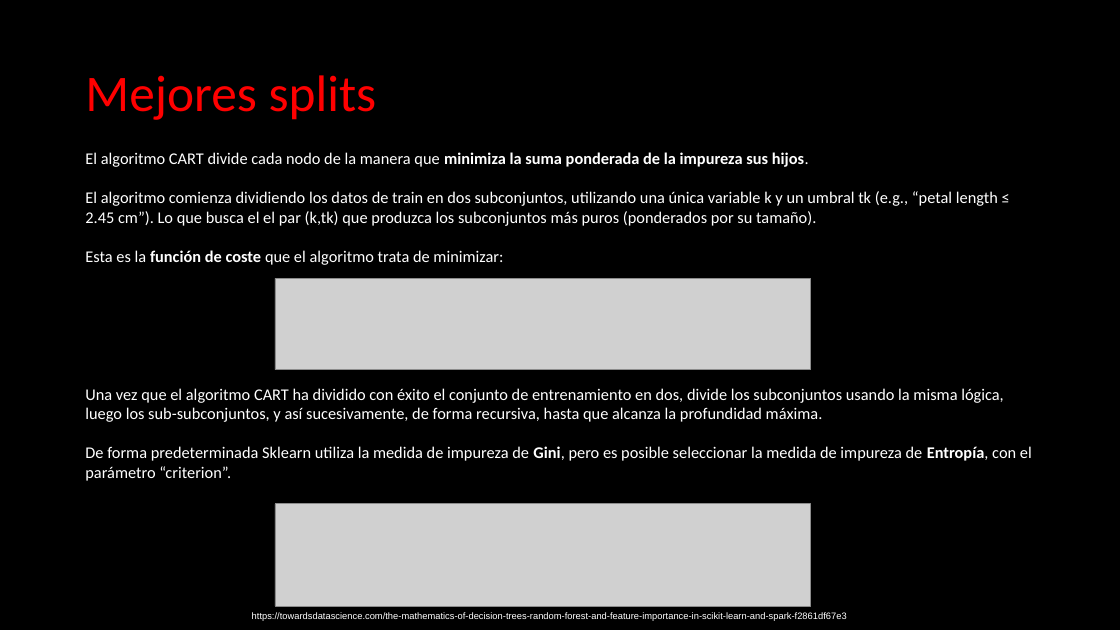
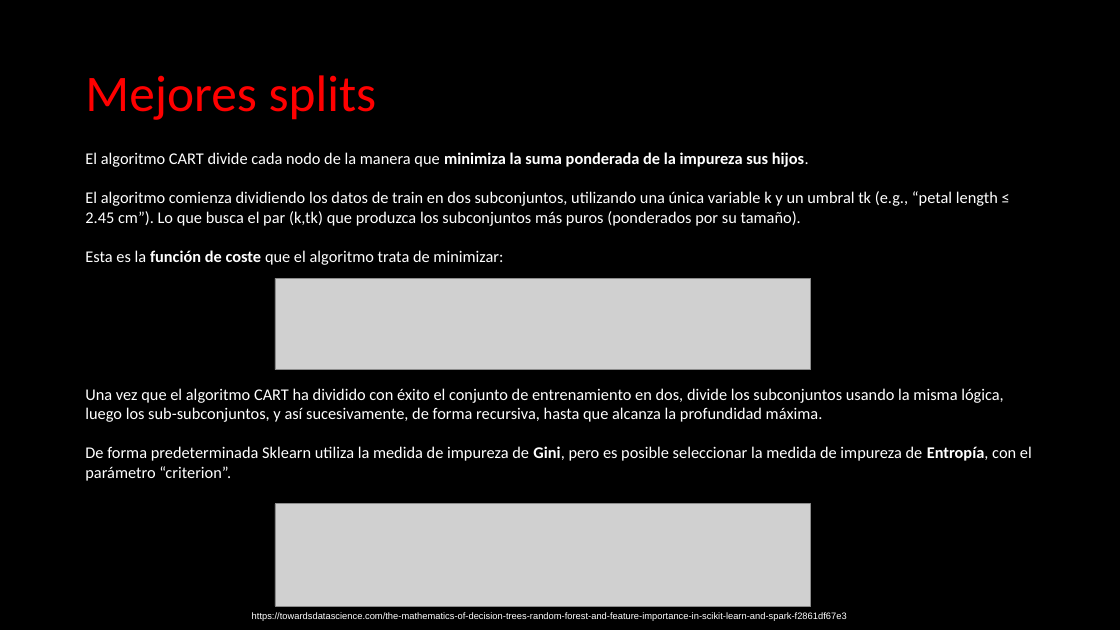
Before and after one commit to Jon3J/dsft2409_Jon_MachineLearning, a slide deck: slide 10 of 3-Machine_Learning/3-RegorClass/5-Decision_Trees/ML - Árboles de decisión.pptx. Drawn at 1120x630 pixels with LibreOffice and Linux fonts; fonts in the diff are those of the drawing; grey boxes stand for pictures. Boxes give left, top, right and bottom in pixels: in the first picture for what was removed or moved away, otherwise in the second. Text is boxed around its words. In the diff, an @@ line names an element or a change of style, - is before the commit and + after.

```diff
--- a/3-Machine_Learning/3-RegorClass/5-Decision_Trees/ML - Árboles de decisión.pptx
+++ b/3-Machine_Learning/3-RegorClass/5-Decision_Trees/ML - Árboles de decisión.pptx
@@ text at <box>85,191,998,226</box>: text changed @@
-El algoritmo comienza dividiendo los datos de train en dos subconjuntos, utilizando una única variable k y un umbral tk (e.g., “petal length ≤ 2.45 cm”). Lo que busca el el par (k,tk) que produzca los subconjuntos más puros (ponderados por su tamaño).
+El algoritmo comienza dividiendo los datos de train en dos subconjuntos, utilizando una única variable k y un umbral tk (e.g., “petal length ≤ 2.45 cm”). Lo que busca el par (k,tk) que produzca los subconjuntos más puros (ponderados por su tamaño).
```
Also in this commit, not shown: 4 other files.
